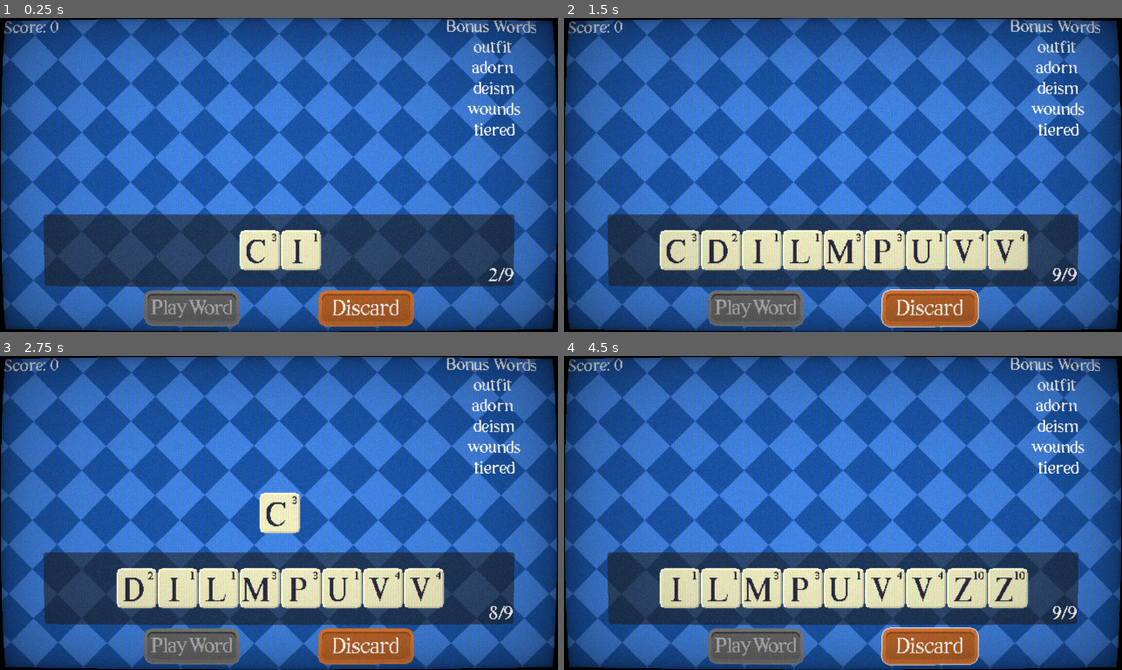
Above: before the commit, frames 1-4 (two rows, left to right).
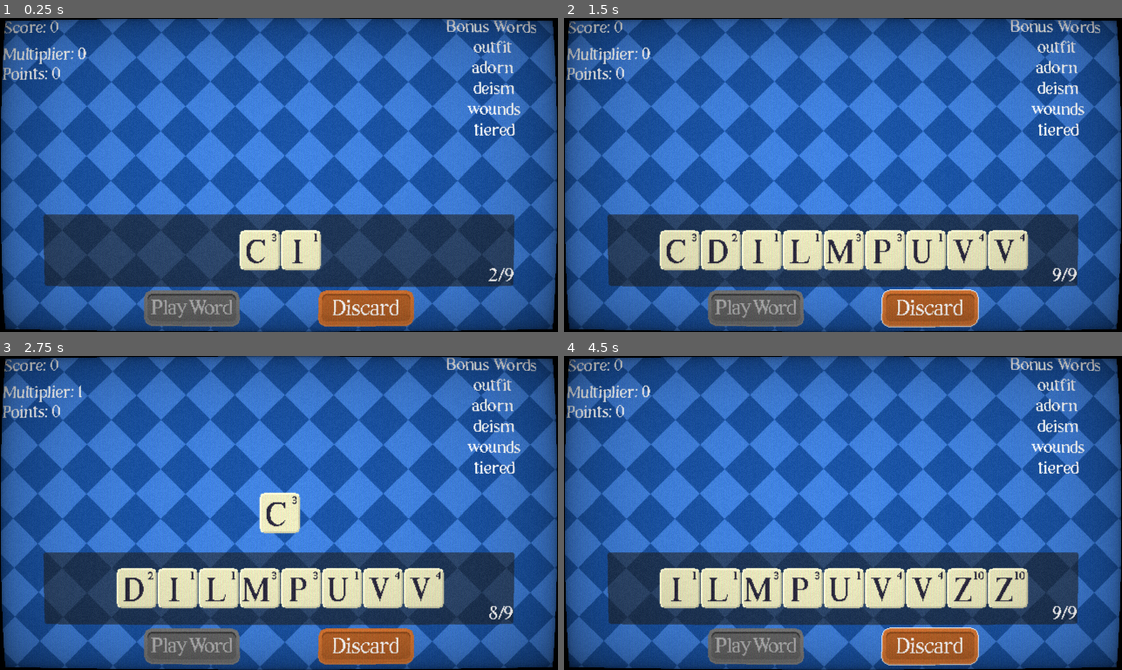
Above: after the commit, the same moments.

Repository: Dead-Vortex/Lexigraph
Game: Godot game, scene res://scenes/game.tscn
The game is run twice, just before and just after one commit, with the same random seed, the same clock (stepped at 60 frames per second) and the same inputs.
Inputs (mouse positions are in pixels of both pictures, inside the frame that each line leads up to):
- Up to frame 1 (0.25 s): no input
- Up to frame 2 (1.5 s): click (781, 250) at 0.52 s; click (932, 306) at 1.25 s
- Up to frame 3 (2.75 s): click (117, 588) at 2.02 s
- Up to frame 4 (4.5 s): click (932, 644) at 2.75 s; click (681, 588) at 3.52 s; click (932, 644) at 4.25 s

The runs differ from the first frame. In frame 1, 36% of the frame differs, in the area x 0-100%, y 0-100%; in frame 2, 36%; in frame 3, 36%; in frame 4, 36%.

Commit message:
finihs project
projectfuck

Diff:
--- a/scenes/game.tscn
+++ b/scenes/game.tscn
@@ -16,6 +16,7 @@
 [ext_resource type="Texture2D" uid="uid://dwmi7fb7y1w6e" path="res://assets/playwordDisabled1.png" id="8_trtic"]
 [ext_resource type="Texture2D" uid="uid://dm0cc62tyeurt" path="res://assets/discardPressed.png" id="9_trtic"]
 [ext_resource type="Texture2D" uid="uid://cosb4dyfehai8" path="res://assets/discardSelected.png" id="10_ir15t"]
+[ext_resource type="LabelSettings" uid="uid://cwdemvt0isple" path="res://assets/new_label_settings.tres" id="17_rysoc"]
 
 [sub_resource type="Shader" id="Shader_lbhrr"]
 code = "shader_type canvas_item;
@@ -76,11 +77,18 @@
 metadata/_custom_type_script = "uid://bghaddibpt6f1"
 
 [node name="TextureRect" type="TextureRect" parent="." unique_id=267431625]
-layout_mode = 0
-offset_left = 320.43307
-offset_top = -321.40878
-offset_right = 1029.0999
-offset_bottom = 387.97318
+layout_mode = 1
+anchors_preset = 8
+anchor_left = 0.5
+anchor_top = 0.5
+anchor_right = 0.5
+anchor_bottom = 0.5
+offset_left = -21.99997
+offset_top = -1634.0
+offset_right = 2378.0
+offset_bottom = 766.0
+grow_horizontal = 2
+grow_vertical = 2
 rotation = 0.7853982
 texture = ExtResource("2_ir15t")
 stretch_mode = 1
@@ -249,6 +257,19 @@
 label_settings = SubResource("LabelSettings_kvuet")
 horizontal_alignment = 1
 
+[node name="MultnChipsCounter" type="Label" parent="." unique_id=220202039]
+material = ExtResource("4_lbhrr")
+layout_mode = 1
+anchors_preset = -1
+anchor_top = 0.12100001
+anchor_bottom = 0.12100001
+offset_top = -11.560001
+offset_right = 57.0
+offset_bottom = 11.439999
+text = "Multiplier: 0
+Points: 0"
+label_settings = ExtResource("17_rysoc")
+
 [connection signal="pressed" from="ClearWord" to="." method="_on_word_cleared"]
 [connection signal="button_down" from="PlayWord" to="PlayWord" method="_on_button_down"]
 [connection signal="button_up" from="PlayWord" to="PlayWord" method="_on_button_up"]
--- a/scripts/game.gd
+++ b/scripts/game.gd
@@ -11,6 +11,7 @@
 var bonuswordlabelsettings = preload("res://assets/new_label_settings.tres")
 var pixeltextshader = preload("res://shaders/pixeltext.tres")
 @onready var playwordbutton = $PlayWord
+@onready var chipsandmultcounter = $MultnChipsCounter
 
 var en_dictionary : PackedStringArray
 
@@ -104,6 +105,7 @@
 
 func _process(_delta) -> void:
 	handCounter.text = str(hand.get_child_count()) + "/" + str(hand_size)
+	chipsandmultcounter.text = ("Multiplier: " + (str(len(played_tiles)) if playing_hand == false else (str(len(played_tiles) + 10) if bonus_words.has(typed_word.to_lower()) else str(mult))) + "\nPoints: " + str(hand_score))
 
 func draw_new_tile(letter = "") -> void:
 	var tile_instance = tile_scene.instantiate()
@@ -188,11 +190,12 @@
 		#await get_tree().create_timer(0.3).timeout
 		if bonus_words.has(typed_word):
 			print("played bonus word " + typed_word)
+			mult += 10
 		for i in len(played_tiles):
 			hand_score += played_tiles[i].number
 			soundplayer.play()
 			await get_tree().create_timer(0.3).timeout
-		score *= mult
+		hand_score *= mult
 		score += hand_score
 		scoreCounter.text = "Score: " + str(score)
 		print(hand_score)
@@ -203,6 +206,7 @@
 		word_display.text = ""
 		draw_tiles_from_deck(true)
 		hand_score = 0
+		playing_hand = false
 
 func _on_tiles_discarded() -> void:
 	discarded_tiles += played_tiles
Not shown, changed: docs/index.html
Not shown, changed: docs/index.pck
